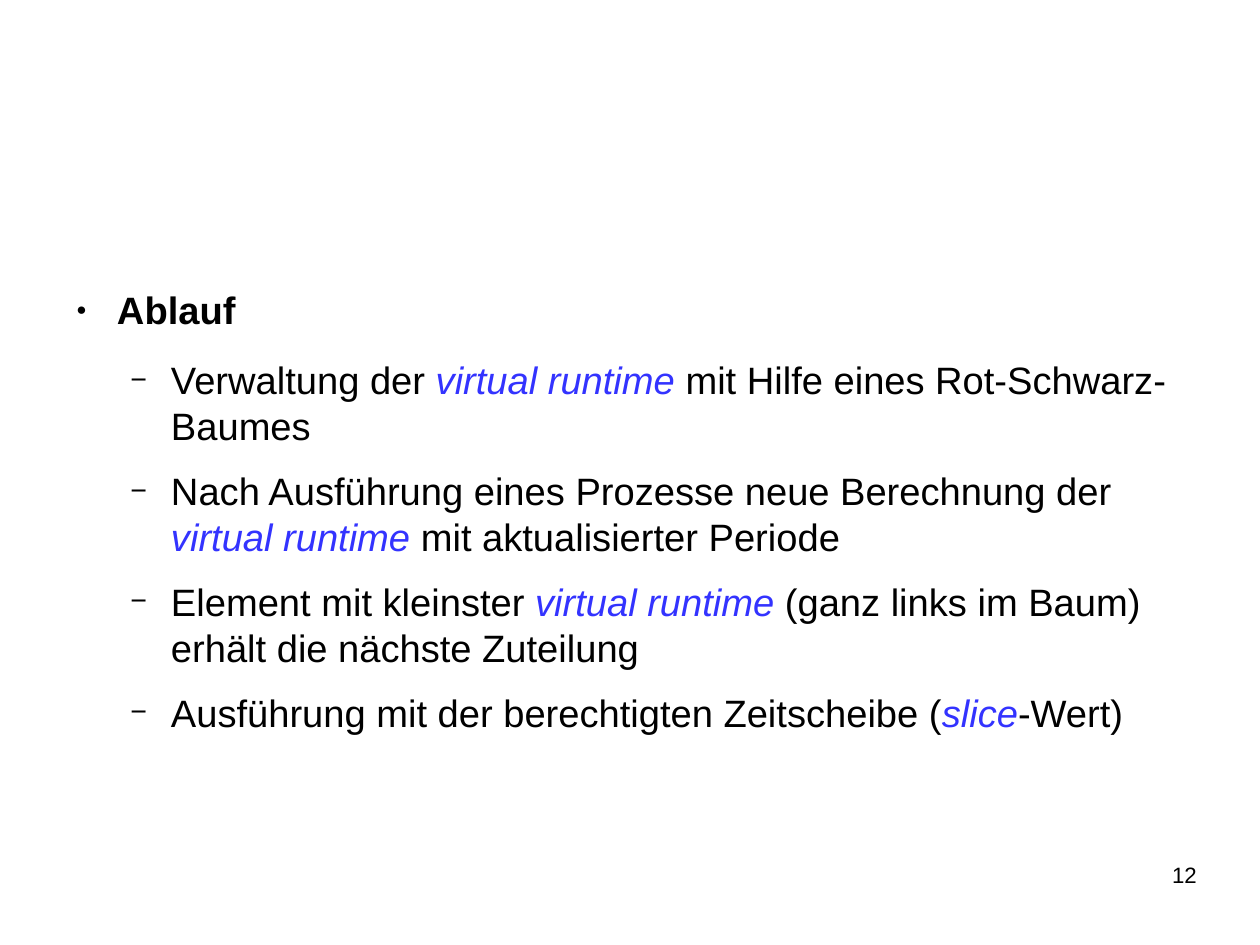
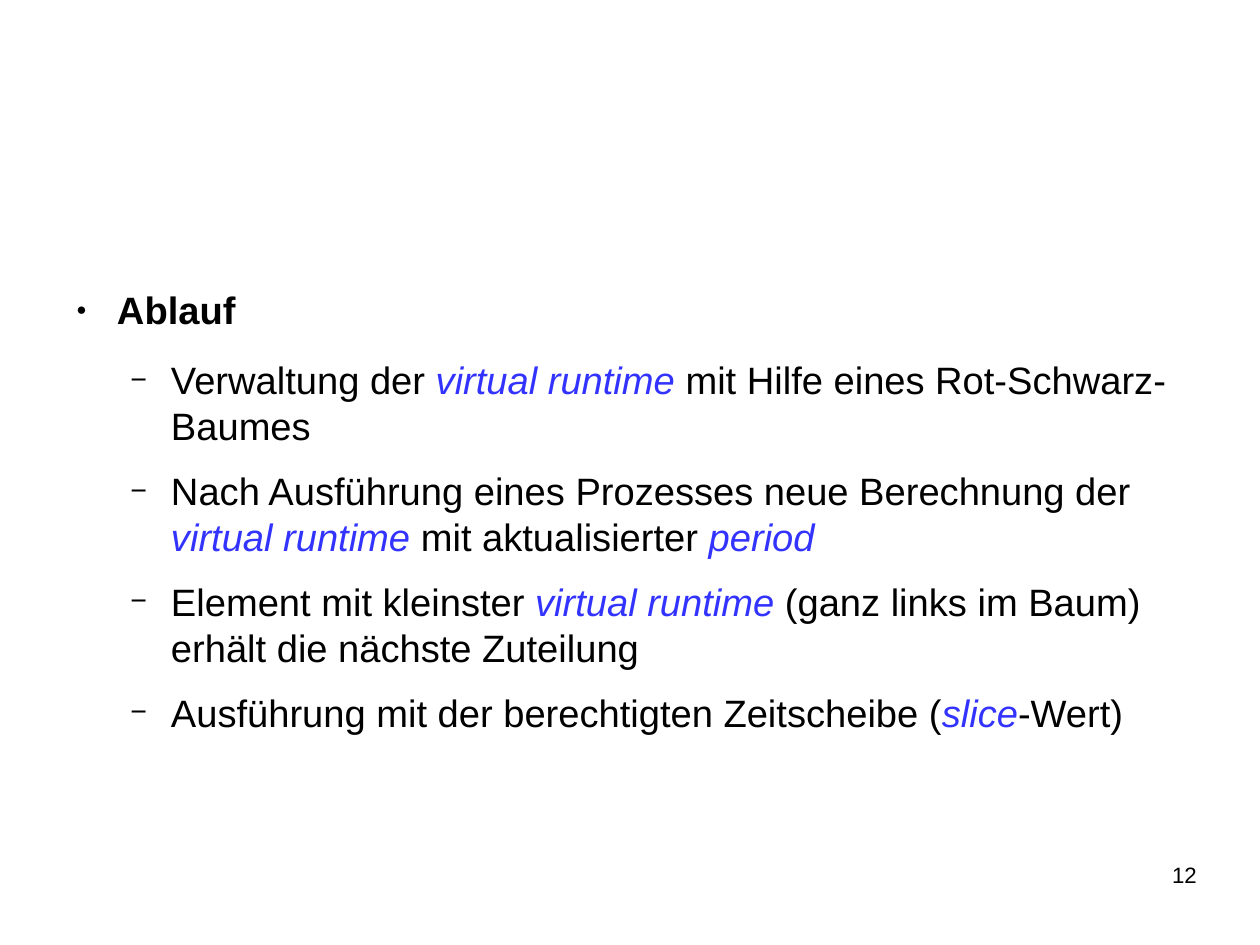
Before and after one commit to SeminararbeitCFS/main, a slide deck: slide 12 of vortrag/vortrag_CFS.odp. Drawn at 1260x945 pixels with LibreOffice and Linux fonts; fonts in the diff are those of the drawing; background and template pictures are left out. Boxes give left, top, right and bottom in pixels: in the first picture for what was removed or moved away, otherwise in the second. Text is boxed around its words. In the diff, an @@ line names an element or a change of style, - is before the commit and + after.

Commit message:
Vortrag Aktualisierung

```diff
--- a/vortrag/vortrag_CFS.odp
+++ b/vortrag/vortrag_CFS.odp
@@ text at (x1=171, y1=477, x2=1130, y2=559): text changed @@
-  − Nach Ausführung eines Prozesse neue Berechnung der virtual runtime mit aktualisierter Periode
+  − Nach Ausführung eines Prozesses neue Berechnung der virtual runtime mit aktualisierter period
```
